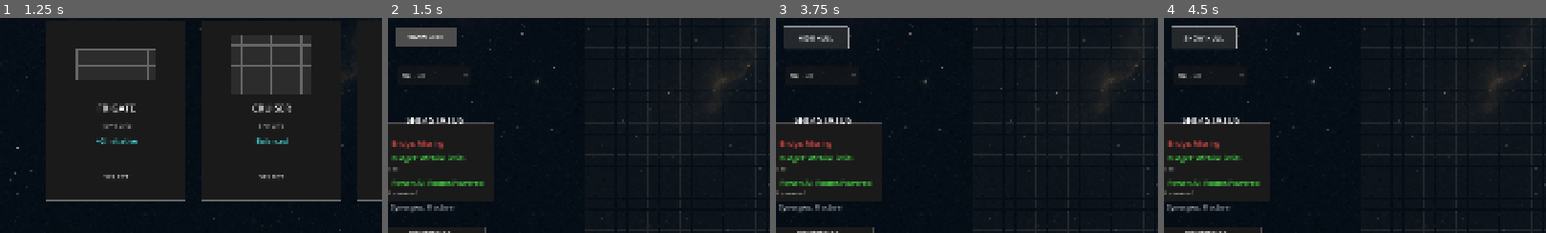
Above: before the commit, frames 1-4 (left to right).
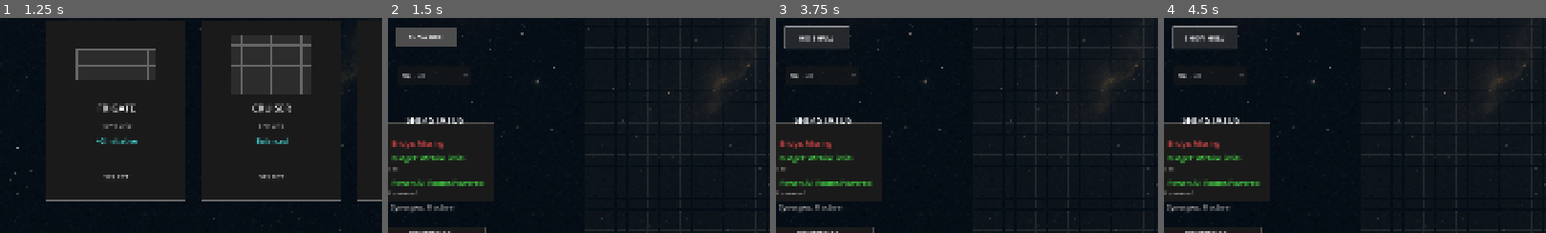
Above: after the commit, the same moments.

Repository: cautiouskurns/Startship-Designer
Game: Godot game, scene res://scenes/mission/MissionSelect.tscn
Same seed, same stepped clock (60 frames per second), same inputs: the game is played once before the commit and once after it. Sound files missing from this copy of the repository are replaced by a short silence.
Inputs:
- Up to frame 1 (1.25 s): click "PATROL DUTY" at 0.5 s
- Up to frame 2 (1.5 s): click "START" at 1.25 s
- Up to frame 3 (3.75 s): click "OVERLAY: OFF" at 2 s; click "OVERLAY: ON" at 2.75 s; click "SHOW HULL" at 3.5 s
- Up to frame 4 (4.5 s): click "HIDE HULL" at 4.25 s
The pictures show only the part of the screen within x 3-53%, y 31-81%; the shares and areas given below are measured in that part.

Frame 1 is identical in both runs. In frame 2, 0.1% of the frame differs, in the area x 5-15%, y 8-10%; in frame 3, 0.3%; in frame 4, 0.3%, in the area x 2-20%, y 3-15%.

Commit message:
fix: Adjust layout offsets for improved UI alignment in ShipDesigner scene

Diff:
--- a/scenes/designer/ShipDesigner.tscn
+++ b/scenes/designer/ShipDesigner.tscn
@@ -143,9 +143,9 @@
 anchors_preset = 1
 anchor_left = 1.0
 anchor_right = 1.0
-offset_left = -1839.0
+offset_left = -1837.0
 offset_top = 355.0
-offset_right = -1684.0
+offset_right = -1682.0
 offset_bottom = 405.0
 grow_horizontal = 0
 theme_override_colors/font_color = Color(1, 1, 1, 1)
